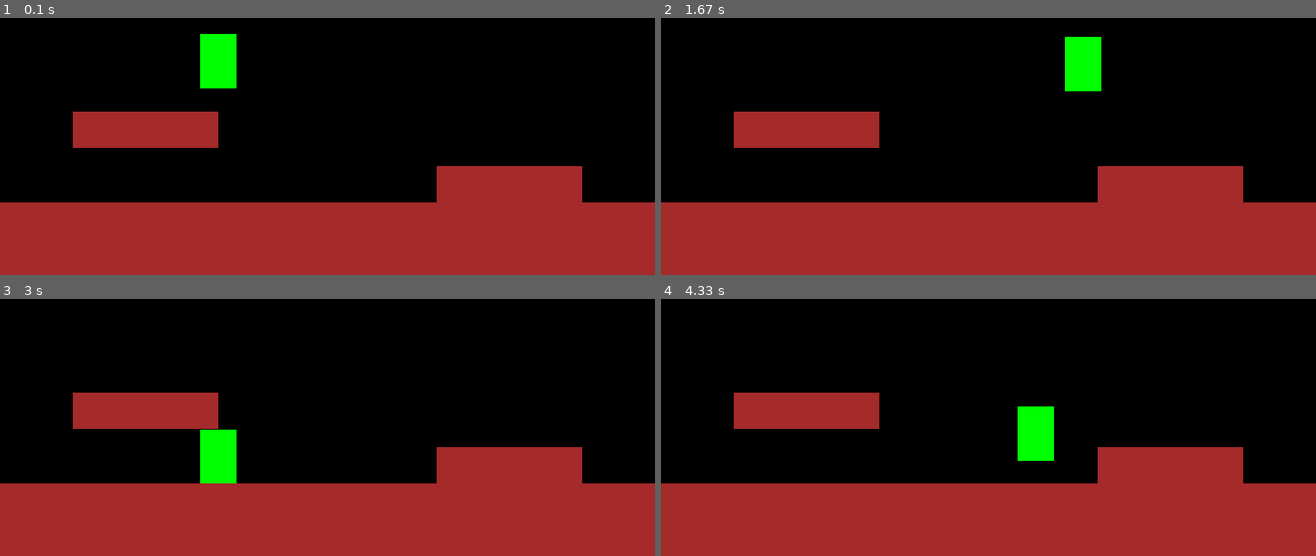
Above: before the commit, frames 1-4 (two rows, left to right).
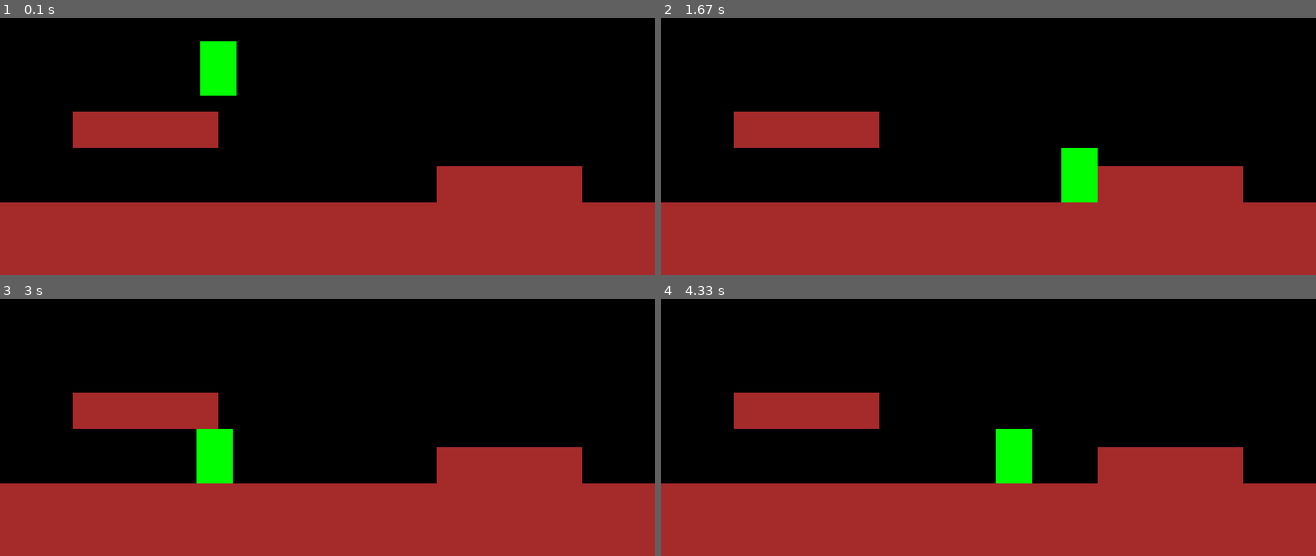
Above: after the commit, the same moments.

Repository: ThisProgrammerG/tile_collision_pygame
Game: pygame game, started from main.py
Same seed, same stepped clock (60 frames per second), same inputs: the game is played once before the commit and once after it.
Inputs:
- Up to frame 1 (0.1 s): no input
- Up to frame 2 (1.67 s): hold Right 0.33-0.8 s; hold Up 0.83-1.13 s; hold Right 1.17-1.63 s
- Up to frame 3 (3 s): hold Left 1.67-2.2 s; hold Down 2.23-2.53 s; hold Left 2.57-2.97 s
- Up to frame 4 (4.33 s): hold Up 3-3.37 s; hold Right 3.4-4.03 s

The runs differ from the first frame. In frame 1, 0.3% of the frame differs, in the area x 30-37%, y 6-31%; in frame 2, 2.4%, in the area x 61-68%, y 7-72%; in frame 3, 0.2%; in frame 4, 1.8%.

Commit message:
Working collision. Need to simplify.

Diff:
--- a/main.py
+++ b/main.py
@@ -3,7 +3,7 @@
 
 
 SIZE = pygame.Rect((0, 0), (900, 500))
-GRAVITY = pygame.Vector2(0, 1)
+GRAVITY = pygame.Vector2(0, 3)
 
 class Drawable:
     def __init__(self, size, position, color, anchor='center'):
@@ -61,21 +61,25 @@
         # TODO moving left and right while on top near corners. Already colliding
         # TODO have to take velocity into consideration, if velocity would collide move back.
         # TODO but movement is already calculated into the rect
+
         for obj in objects:
-            if rect.colliderect(obj):
-                if rect.right > obj.rect.left > rect.left:
+            if obj.rect.colliderect(rect.x + self.velocity.x, rect.y, rect.width, rect.height):
+                if self.velocity.x > 0:
                     rect.right = obj.rect.left
-                elif rect.left < obj.rect.right < rect.right:
+                if self.velocity.x < 0:
                     rect.left = obj.rect.right
-            if rect.colliderect(obj):
-                if rect.top < obj.rect.top:
+                self.velocity.x = 0
+
+            if obj.rect.colliderect(rect.x, rect.y + self.velocity.y, rect.width, rect.height):
+                if self.velocity.y > 0:
                     rect.bottom = obj.rect.top
                     self.grounded = True
-                elif rect.bottom > obj.rect.bottom:
+                if self.velocity.y < 0:
                     rect.top = obj.rect.bottom
+                self.velocity.y = 0
 
         self.position.update(rect.center)
-        self.rect.center = self.position
+        #self.rect.center = self.position
 
     def handle_forces(self):
         if not self.grounded:
